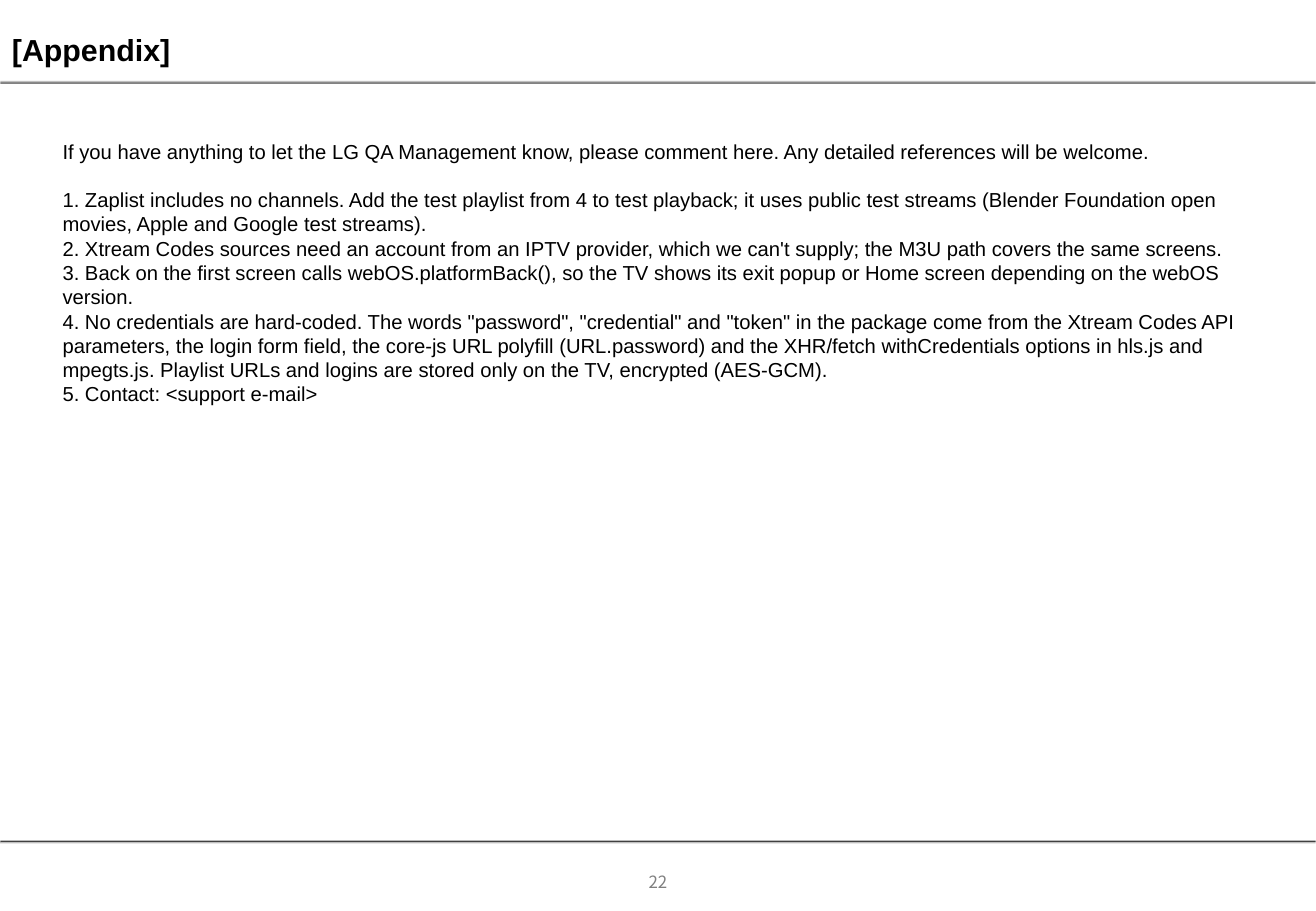
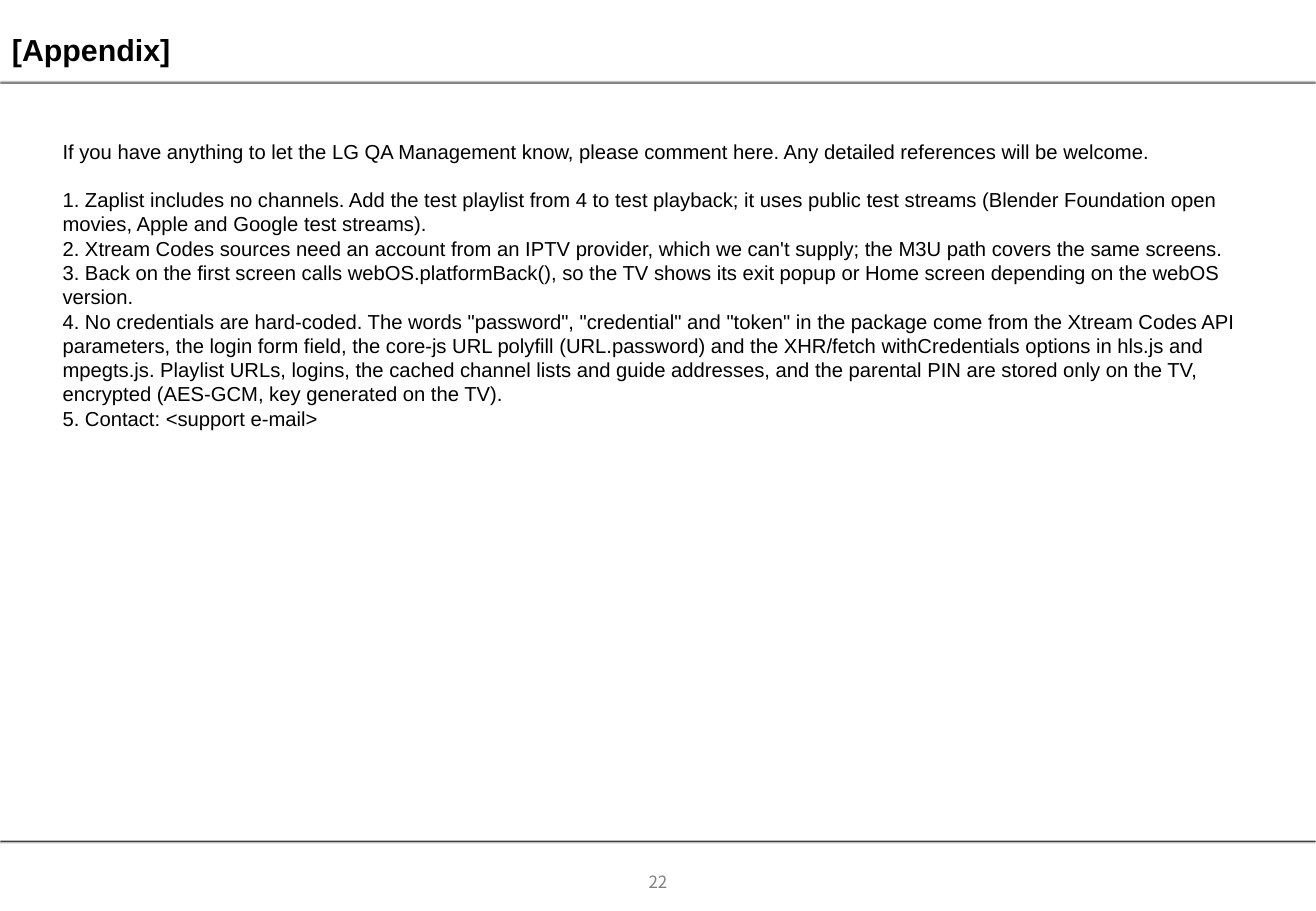
Before and after one commit to dazzling-no-more/zaplist, a slide deck: slide 22 of store/lg-qa/Zaplist_UX_Scenario_1.0.0.pptx. Drawn at 1316x911 pixels with LibreOffice and Linux fonts; fonts in the diff are those of the drawing; background and template pictures are left out. Boxes give left, top, right and bottom in pixels: in the first picture for what was removed or moved away, otherwise in the second. Text is boxed around its words. In the diff, an @@ line names an element or a change of style, - is before the commit and + after.

```diff
--- a/store/lg-qa/Zaplist_UX_Scenario_1.0.0.pptx
+++ b/store/lg-qa/Zaplist_UX_Scenario_1.0.0.pptx
@@ text at box(63, 314, 1234, 406): text changed @@
-4. No credentials are hard-coded. The words "password", "credential" and "token" in the package come from the Xtream Codes API parameters, the login form field, the core-js URL polyfill (URL.password) and the XHR/fetch withCredentials options in hls.js and mpegts.js. Playlist URLs and logins are stored only on the TV, encrypted (AES-GCM).
+4. No credentials are hard-coded. The words "password", "credential" and "token" in the package come from the Xtream Codes API parameters, the login form field, the core-js URL polyfill (URL.password) and the XHR/fetch withCredentials options in hls.js and mpegts.js. Playlist URLs, logins, the cached channel lists and guide addresses, and the parental PIN are stored only on the TV, encrypted (AES-GCM, key generated on the TV).
```
Also in this commit, not shown: 19 other files.
